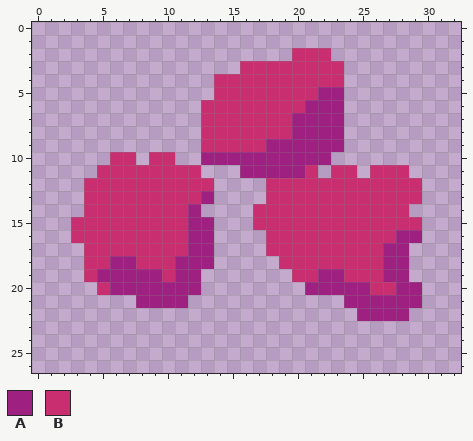
Two states of a pixel-art file, assets/img/framboise.aseprite. Above: the version before the commit.
33x27 pixels, 1 frame.
Palette (. is transparent): A #9e2081  B #c92e70
Pixels before, first column x 3:
 2 .................BBB.......
 3 .............BBBBBBBB......
 4 ...........BBBBBBBBBB......
 5 ...........BBBBBBBBAA......
 6 ..........BBBBBBBBAAA......
 7 ..........BBBBBBBAAAA......
 8 ..........BBBBBBBAAAA......
 9 ..........BBBBBAAAAAA......
10 ...BB.BB..AAAAAAAAAA.......
11 ..BBBBBBBB...AAAAAB.BB.BBB.
12 .BBBBBBBBBB....BBBBBBBBBBBB
13 .BBBBBBBBBA....BBBBBBBBBBBB
14 .BBBBBBBBA....BBBBBBBBBBBB.
15 BBBBBBBBBAA...BBBBBBBBBBBBB
16 BBBBBBBBBAA....BBBBBBBBBBAA
17 .BBBBBBBBAA....BBBBBBBBBAA.
18 .BBAABBBAAA.....BBBBBBBBAA.
19 .BAAAAABAA.......BBAABBBAA.
20 ..BAAAAAAA........AAAAABBAA
21 .....AAAA............AAAAAA
22 ......................AAAA.
Once edited:
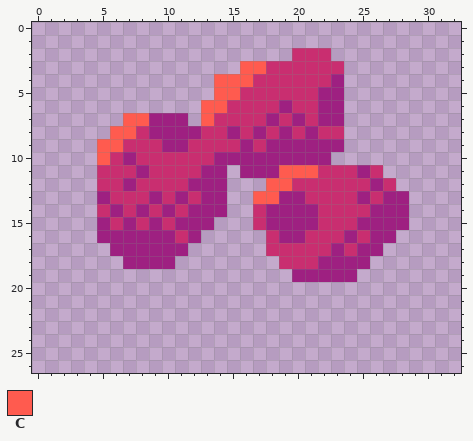
Colours new in this view: C #ff5b4f
The edit:
Changed rows in their new state; - is an unchanged pixel.
first column x 3:
 3 -------------CC------------
 4 -----------CCC------A------
 5 -----------CC--------------
 6 ----------CC----A-B--------
 7 ----CCAAA-C----A--B--------
 8 ---CCBAAAA--A-A-AB-BB------
 9 --CCBBBAAB---A-------------
10 --C-AB--BBB----------------
11 -----A----AA----CCCB--A-..-
12 -.--A----AAA---CC------A-..
13 -.A---A-A--A--CCAA----A-AA.
14 -.-A-A-A--AA---AAAA----AAA-
15 ..A-A-A-A------AAAA---AAAA.
16 ..AAAAAA--.-----AA---A-AA..
17 -..AAAAAA..---------A-AA..-
18 -...-AAA...--------AAAA...-
19 -.........-------AA--A....-
20 --........--------.........
21 -----....------------......
22 ----------------------....-
